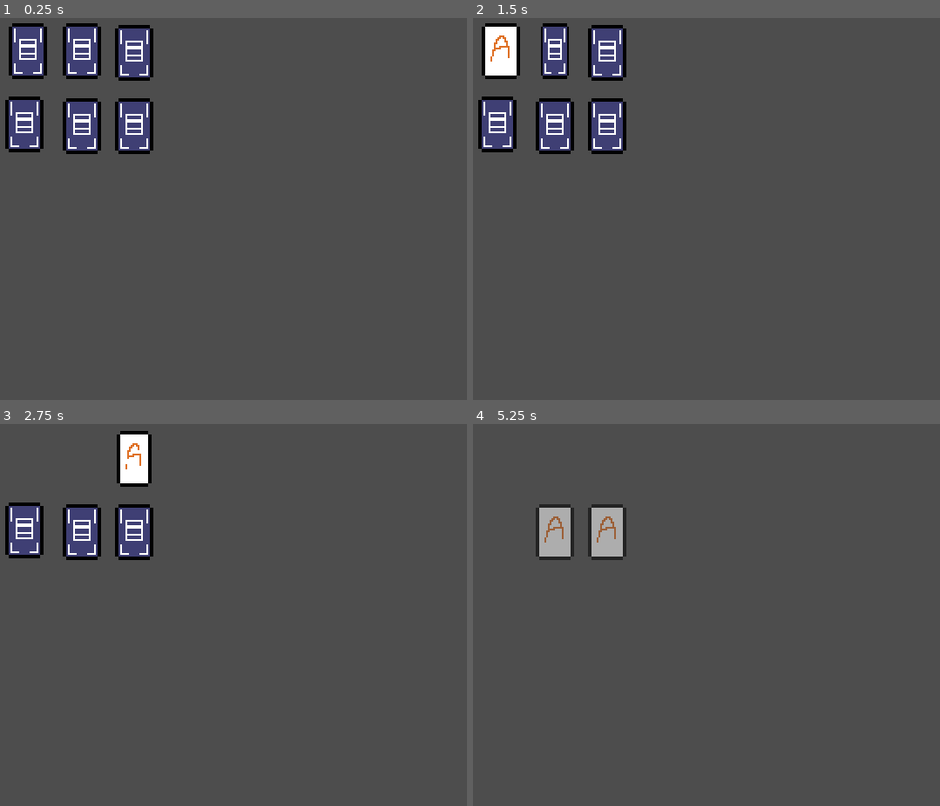
Above: before the commit, frames 1-4 (two rows, left to right).
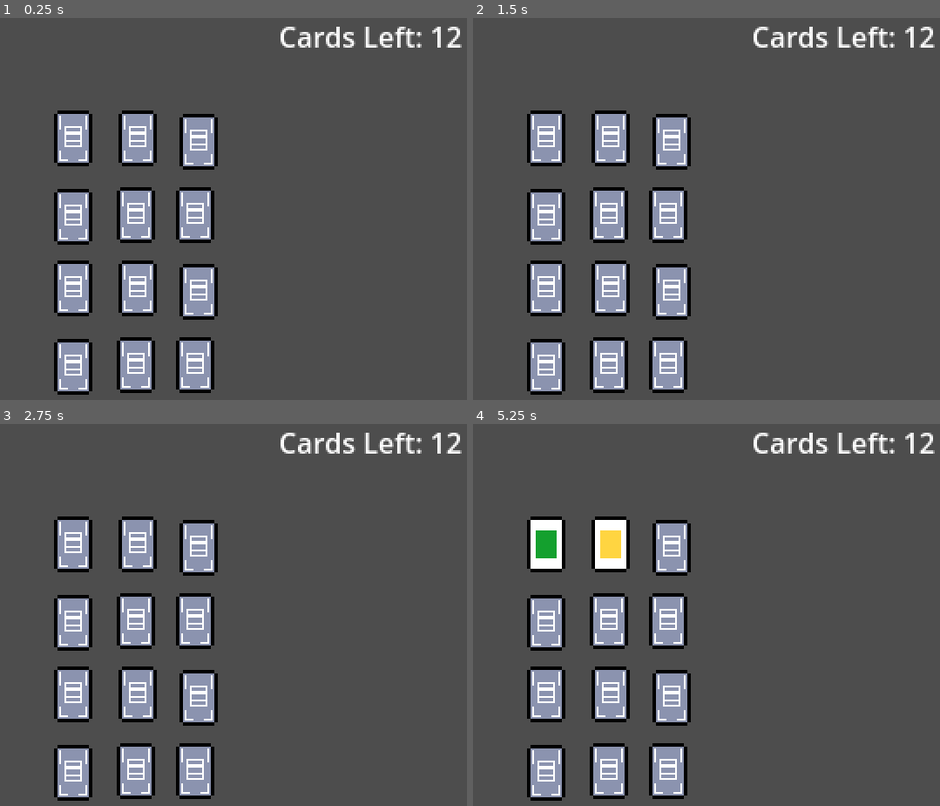
Above: after the commit, the same moments.

Repository: sugarvoid/card-sweeper
Game: Godot game, scene res://game/scene/game.tscn
Same seed, same stepped clock (60 frames per second), same inputs: the game is played once before the commit and once after it. The project has no main scene, so this scene is started directly.
Inputs (mouse positions are in pixels of both pictures, inside the frame that each line leads up to):
- Up to frame 1 (0.25 s): no input
- Up to frame 2 (1.5 s): tap Enter at 0.5 s; move the mouse to (501, 52) at 0.52 s; click (501, 52) at 0.67 s; move the mouse to (557, 52) at 1.27 s; click (557, 52) at 1.42 s
- Up to frame 3 (2.75 s): move the mouse to (135, 458) at 2.02 s; click (135, 458) at 2.17 s
- Up to frame 4 (5.25 s): move the mouse to (496, 530) at 2.77 s; click (496, 530) at 2.92 s; move the mouse to (557, 530) at 3.52 s; click (557, 530) at 3.67 s; move the mouse to (608, 530) at 4.27 s; click (608, 530) at 4.42 s; move the mouse to (753, 683) at 5.02 s; click (753, 683) at 5.17 s

The runs differ from the first frame. In frame 1, 20% of the frame differs, in the area x 1-99%, y 1-99%; in frame 2, 20%; in frame 3, 18%; in frame 4, 16%.

Commit message:
Changed card faces

Diff:
--- a/game/scene/card.tscn
+++ b/game/scene/card.tscn
@@ -19,7 +19,7 @@
 "times": PackedFloat32Array(0, 0.3, 0.6),
 "transitions": PackedFloat32Array(1, 1, 1),
 "update": 0,
-"values": [Vector2(1, 1), Vector2(0, 0), Vector2(1, 1)]
+"values": [Vector2(1, 1), Vector2(0, 1), Vector2(1, 1)]
 }
 tracks/1/type = "method"
 tracks/1/imported = false
@@ -38,7 +38,7 @@
 
 [sub_resource type="Animation" id="Animation_lqpsp"]
 resource_name = "show_face"
-length = 0.6
+length = 0.4
 tracks/0/type = "value"
 tracks/0/imported = false
 tracks/0/enabled = true
@@ -46,7 +46,7 @@
 tracks/0/interp = 1
 tracks/0/loop_wrap = true
 tracks/0/keys = {
-"times": PackedFloat32Array(0, 0.2, 0.6),
+"times": PackedFloat32Array(0, 0.2, 0.4),
 "transitions": PackedFloat32Array(1, 1, 1),
 "update": 0,
 "values": [Vector2(1, 1), Vector2(0, 1), Vector2(1, 1)]
--- a/game/scene/game.tscn
+++ b/game/scene/game.tscn
@@ -1,15 +1,31 @@
-[gd_scene load_steps=3 format=3 uid="uid://cnv4q76vqid3"]
+[gd_scene load_steps=5 format=3 uid="uid://cnv4q76vqid3"]
 
+[ext_resource type="Script" path="res://game/script/game.gd" id="1_4rrcw"]
 [ext_resource type="Script" path="res://game/script/card_manager.gd" id="1_k25xc"]
+[ext_resource type="Script" path="res://game/script/hud.gd" id="1_nfen0"]
 [ext_resource type="PackedScene" uid="uid://12gtpxpb8621" path="res://game/scene/card.tscn" id="1_t8l60"]
 
 [node name="Game" type="Node2D"]
+script = ExtResource("1_4rrcw")
+
+[node name="HUD" type="CanvasLayer" parent="."]
+script = ExtResource("1_nfen0")
+
+[node name="LblCardsLeft" type="Label" parent="HUD"]
+offset_left = 174.0
+offset_top = 9.0
+offset_right = 261.0
+offset_bottom = 32.0
+text = "Cards Left: "
 
 [node name="CardManager" type="Node" parent="."]
 script = ExtResource("1_k25xc")
 
+[node name="Graveyard" type="Marker2D" parent="CardManager"]
+position = Vector2(163, -58)
+
 [node name="TmrFlipDelay" type="Timer" parent="CardManager"]
-wait_time = 2.0
+wait_time = 0.5
 one_shot = true
 
 [node name="CardPositions" type="Node" parent="CardManager"]
@@ -17,21 +33,51 @@
 [node name="Cards" type="Node" parent="CardManager"]
 
 [node name="Card" parent="CardManager/Cards" instance=ExtResource("1_t8l60")]
-position = Vector2(30, 29)
+position = Vector2(56, 79)
+card_type = 1
 
 [node name="Card2" parent="CardManager/Cards" instance=ExtResource("1_t8l60")]
-position = Vector2(61, 29)
+position = Vector2(93, 79)
+card_type = 1
 
 [node name="Card3" parent="CardManager/Cards" instance=ExtResource("1_t8l60")]
-position = Vector2(91, 30)
+position = Vector2(128, 81)
+card_type = 2
 
 [node name="Card4" parent="CardManager/Cards" instance=ExtResource("1_t8l60")]
-position = Vector2(28, 71)
+position = Vector2(56, 124)
+card_type = 3
 
 [node name="Card5" parent="CardManager/Cards" instance=ExtResource("1_t8l60")]
-position = Vector2(61, 72)
+position = Vector2(92, 123)
+card_type = 4
 
 [node name="Card6" parent="CardManager/Cards" instance=ExtResource("1_t8l60")]
-position = Vector2(91, 72)
+position = Vector2(126, 123)
+card_type = 5
+
+[node name="Card7" parent="CardManager/Cards" instance=ExtResource("1_t8l60")]
+position = Vector2(56, 165)
+card_type = 1
+
+[node name="Card8" parent="CardManager/Cards" instance=ExtResource("1_t8l60")]
+position = Vector2(93, 165)
+card_type = 1
+
+[node name="Card9" parent="CardManager/Cards" instance=ExtResource("1_t8l60")]
+position = Vector2(128, 167)
+card_type = 2
+
+[node name="Card10" parent="CardManager/Cards" instance=ExtResource("1_t8l60")]
+position = Vector2(56, 210)
+card_type = 3
+
+[node name="Card11" parent="CardManager/Cards" instance=ExtResource("1_t8l60")]
+position = Vector2(92, 209)
+card_type = 4
+
+[node name="Card12" parent="CardManager/Cards" instance=ExtResource("1_t8l60")]
+position = Vector2(126, 209)
+card_type = 5
 
 [connection signal="timeout" from="CardManager/TmrFlipDelay" to="CardManager" method="_on_tmr_flip_delay_timeout"]
--- a/game/script/card.gd
+++ b/game/script/card.gd
@@ -14,7 +14,7 @@
 	CLAEN
 }
 
-var card_type: int
+@export var card_type: int
 var is_face_showing: bool = false
 
 const BACK_FRAME = 0
@@ -24,6 +24,7 @@
 
 # Called when the node enters the scene tree for the first time.
 func _ready():
+	setup(card_type)
 	pass # Replace with function body.
 
 func reset() -> void:
@@ -53,11 +54,11 @@
 
 func change_to_back():
 	$Sprite2D.frame = BACK_FRAME
-	self.is_face_showing = true
+
 
 func _on_area_2d_input_event(viewport, event, shape_idx):
 	if event is InputEventMouseButton and event.pressed and event.button_index==1:
-		print(self.name)
+		print(self.card_type)
 		emit_signal("was_clicked", self)
 
 
@@ -66,3 +67,5 @@
 		emit_signal("remove_me", self)
 	elif anim_name == "show_face":
 		emit_signal("done_flipping", self)
+	elif anim_name == "hide_face":
+		self.is_face_showing = false
--- a/game/script/card_manager.gd
+++ b/game/script/card_manager.gd
@@ -1,24 +1,62 @@
+class_name CardManager
 extends Node
 
+signal on_card_amount_change(num: int)
 
-var all_cards: Array[Card]
+#var all_cards: Array[Card]
 var cards_clicked: int
 
 var faceup_cards: Array[Card]
+var graveyard_card: Array[Card]
+var cards_on_board: Array[Card]
 
 
 
 # Called when the node enters the scene tree for the first time.
 func _ready():
+	new_game_shuffle()
 	for c: Card in $Cards.get_children():
 		c.connect("was_clicked", flip_over_card)
-		c.connect("remove_me", remove_card)
+		c.connect("remove_me", add_card_to_graveyard)
 		c.connect("done_flipping", add_to_array)
+		cards_on_board.push_back(c)
+		emit_signal("on_card_amount_change", cards_on_board.size())
+	print('manager ready')
+
 
 
 # Called every frame. 'delta' is the elapsed time since the previous frame.
 func _process(delta):
 	pass
+
+func new_game_shuffle() -> void:
+	randomize()
+	for c: Card in $Cards.get_children():
+		c.setup(randi_range(1,4))
+
+func _gen_card_type() -> int:
+	randomize()
+	var roll = randf()
+
+	if roll < 0.6: #60% chance
+		return randi_range(1,4)
+	elif roll < 0.8: #20% chance
+		return Card.CARD_TYPE.BAD
+	else: #10% chance
+		return Card.CARD_TYPE.CLAEN
+
+
+func add_card_to_borad(pos: Vector2) -> void:
+	var next_up: Card = graveyard_card.pop_front()
+	next_up.setup(_gen_card_type())
+	emit_signal("on_card_amount_change", cards_on_board.size())
+
+func add_card_to_graveyard(c: Card) -> void:
+	c.reset()
+	c.position = $Graveyard.position
+	graveyard_card.push_back(c)
+	cards_on_board.erase(c)
+	emit_signal("on_card_amount_change", cards_on_board.size())
 
 func put_cards_facedown() -> void:
 	cards_clicked = 0
@@ -31,10 +69,20 @@
 	if faceup_cards.size() == 2:
 		check_cards()
 
+func are_all_cards_facedown() -> bool:
+	var good: bool
+	for c in self.cards_on_board:
+		good = !c.is_face_showing
+		if !good:
+			return false
+	return true
+
 func flip_over_card(c: Card) -> void:
-	if faceup_cards.size() < 2:
-		if !c.is_face_showing:
-			c.faceup()
+	if cards_clicked < 2:
+		cards_clicked += 1
+		if faceup_cards.size() < 2:
+			if !c.is_face_showing:
+				c.faceup()
 
 func check_cards() -> void:
 	#TODO: Check if cards match
@@ -44,6 +92,7 @@
 					for card in faceup_cards:
 						card.fade_away()
 					faceup_cards.clear()
+					cards_clicked = 0
 				else:
 					$TmrFlipDelay.start()
 
--- /dev/null
+++ b/game/script/game.gd
@@ -0,0 +1,14 @@
+extends Node2D
+
+@onready var HUD = $HUD
+@onready var card_mamager = $CardManager
+# Called when the node enters the scene tree for the first time.
+func _ready():
+	print("game ready")
+	card_mamager.connect("on_card_amount_change", HUD.update_cards_left)
+	HUD.update_cards_left(card_mamager.cards_on_board.size())
+
+
+# Called every frame. 'delta' is the elapsed time since the previous frame.
+func _process(delta):
+	pass
--- /dev/null
+++ b/game/script/hud.gd
@@ -0,0 +1,15 @@
+extends CanvasLayer
+
+@onready var lbl_cards_left = $LblCardsLeft
+# Called when the node enters the scene tree for the first time.
+
+func _ready():
+	pass # Replace with function body.
+
+
+# Called every frame. 'delta' is the elapsed time since the previous frame.
+func _process(delta):
+	pass
+
+func update_cards_left(num:int) -> void:
+	lbl_cards_left.text = str("Cards Left: ", num)
Binary file changed: game/asset/card-Sheet.png
